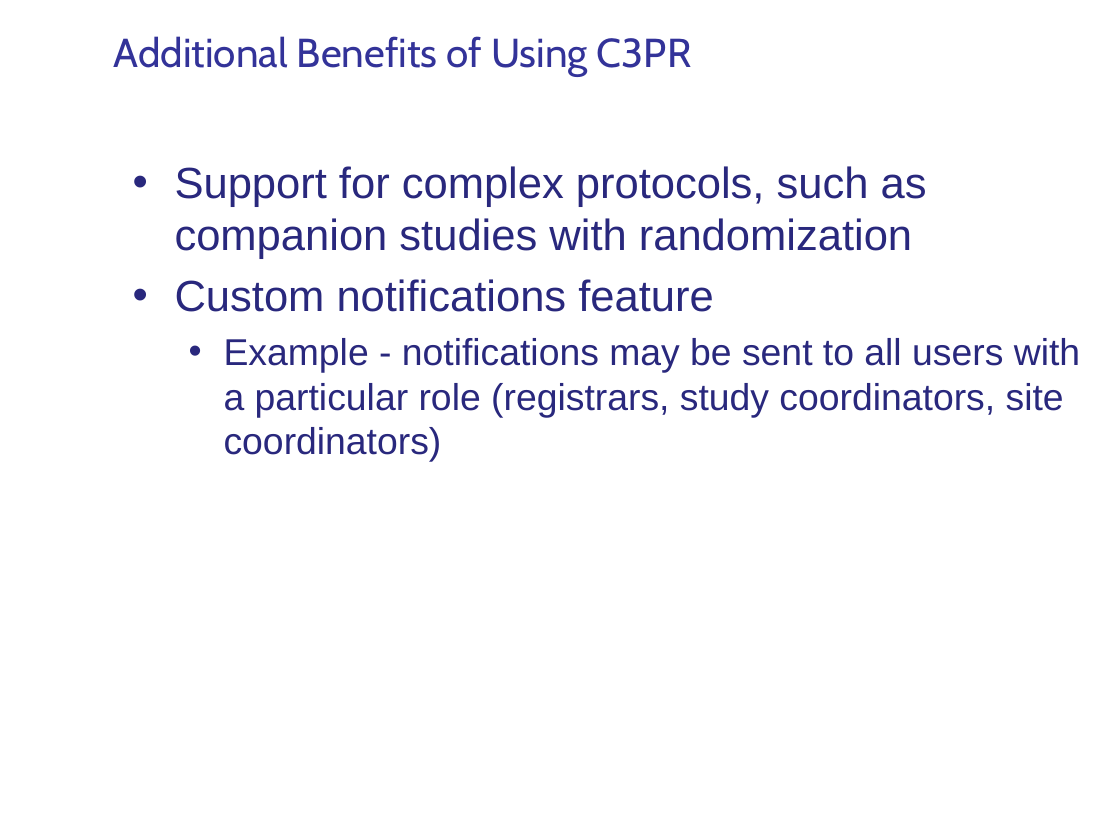
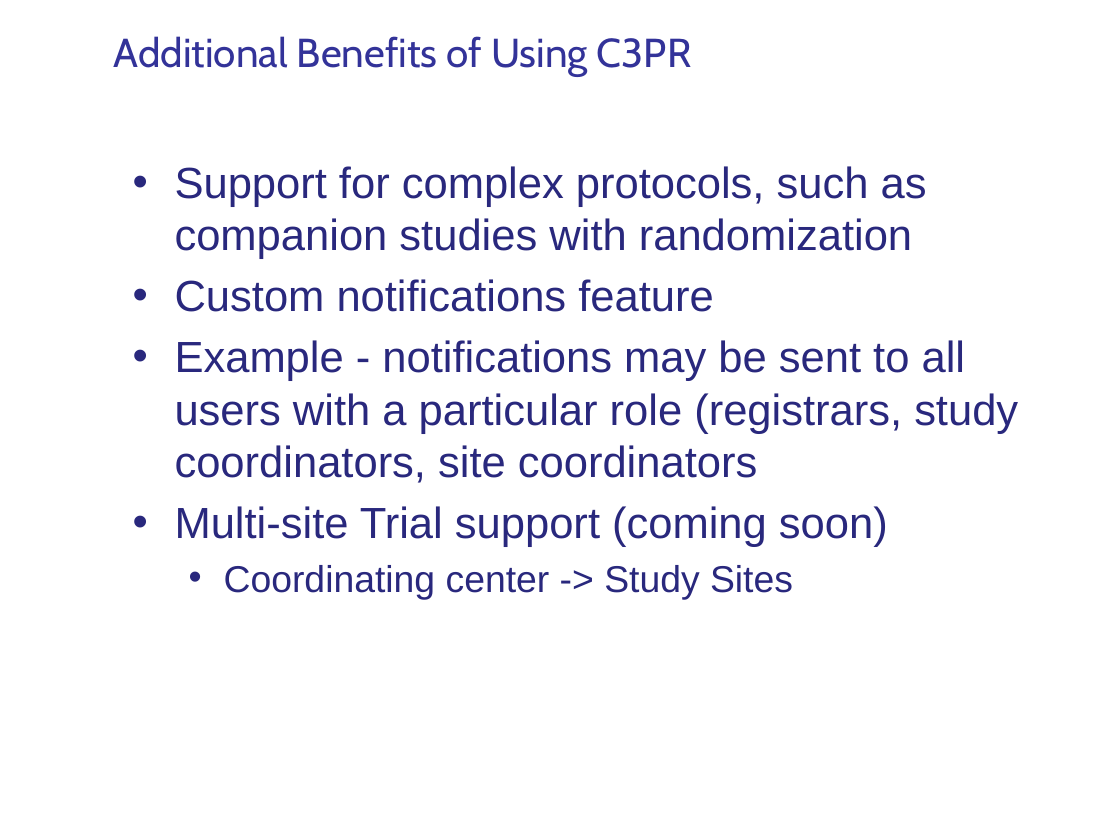
Before and after one commit to NCIP/c3pr-docs, a slide deck: slide 8 of documentation/presentations/20091210_c3pr_city_of_hope_demo/caBIG_C3PR Demo_Slides_CityofHope_wsw.pptx (slide 7 before the commit). Drawn at 1120x840 pixels with LibreOffice and Linux fonts; fonts in the diff are those of the drawing; background and template pictures are left out. Boxes give left, top, right and bottom in pixels: in the first picture for what was removed or moved away, otherwise in the second. Text is boxed around its words. In the diff, an @@ line names an element or a change of style, - is before the commit and + after.

Commit message:
Added slide on multi-site trial

```diff
--- a/documentation/presentations/20091210_c3pr_city_of_hope_demo/caBIG_C3PR Demo_Slides_CityofHope_wsw.pptx
+++ b/documentation/presentations/20091210_c3pr_city_of_hope_demo/caBIG_C3PR Demo_Slides_CityofHope_wsw.pptx
@@ text at <box>175,340,1018,599</box>: text changed; size 24 to 28 pt @@
-  • Example - notifications may be sent to all users with a particular role (registrars, study coordinators, site coordinators)
+• Example - notifications may be sent to all users with a particular role (registrars, study coordinators, site coordinators
+• Multi-site Trial support (coming soon)
+  • Coordinating center -> Study Sites
```
Also in this commit, not shown: 1 other slide changed, 2 slides added.
